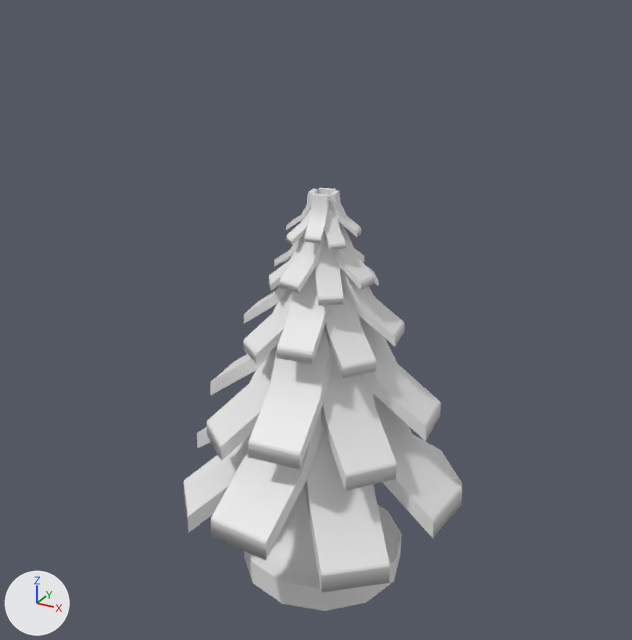
The FBX model Return of the Symphony/Assets/Art/Models/Tree.fbx as it was, and as the next commit left it.
Both versions are drawn from a camera (50 mm lens) standing at (4.56, -8.47, 7.47) and looking at (-0.03, -0.13, 3.3). Lighting does not change. The marker at lower left points along +X, +Y and +Z. Where no turn or scale is listed for an object, it has been applied to the vertices.

The first picture shows 'Tree', 'Tree.001'.
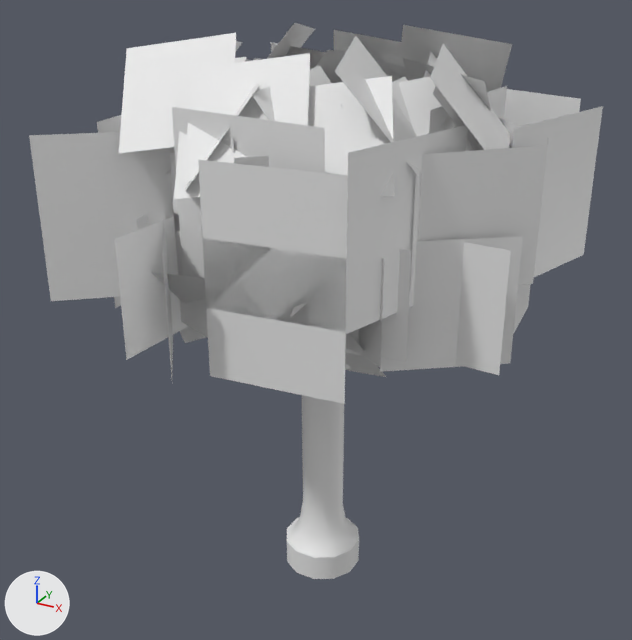
Pixel boxes [x1, y1, x2, y2] of what changed, in the pictures (632 x 640 px):
'Leaves', added
    after: [29, 23, 603, 404]
'Tree.001', deleted
    before: [184, 188, 462, 593]
'Tree', reshaped
    before: [244, 196, 402, 611]
    after: [287, 395, 359, 579]

The change in detail:
me_cylinder_006 is used by ob_tree; location (0.0, 0.0, 0.0).
me_cylinder_006 had 73 vertices, 72 faces and spanned x -1.06..1.06, y -1.06..1.06, z -0.24..4.76.
me_cylinder_006 now has 285 vertices, 321 faces and spans x -1.31..1.01, y -0.91..0.9, z -0.24..5.23.
me_cylinder_006 part 1: 73 vertices removed from x -1.06..1.06, y -1.06..1.06, z -0.24..4.76; 285 vertices added at x -1.31..1.01, y -0.91..0.9, z -0.24..5.23.
Mesh me_plane_017 is new.
It has 828 vertices, 207 faces and spans x -2.39..2.71, y -2.6..2.41, z 3.21..6.59.
Object 'Tree.001' (ob_tree_001) is deleted.
Object 'Leaves' (ob_leaves) is new; it shows me_plane_017.
Its location is (0.0, 0.0, 0.0).
